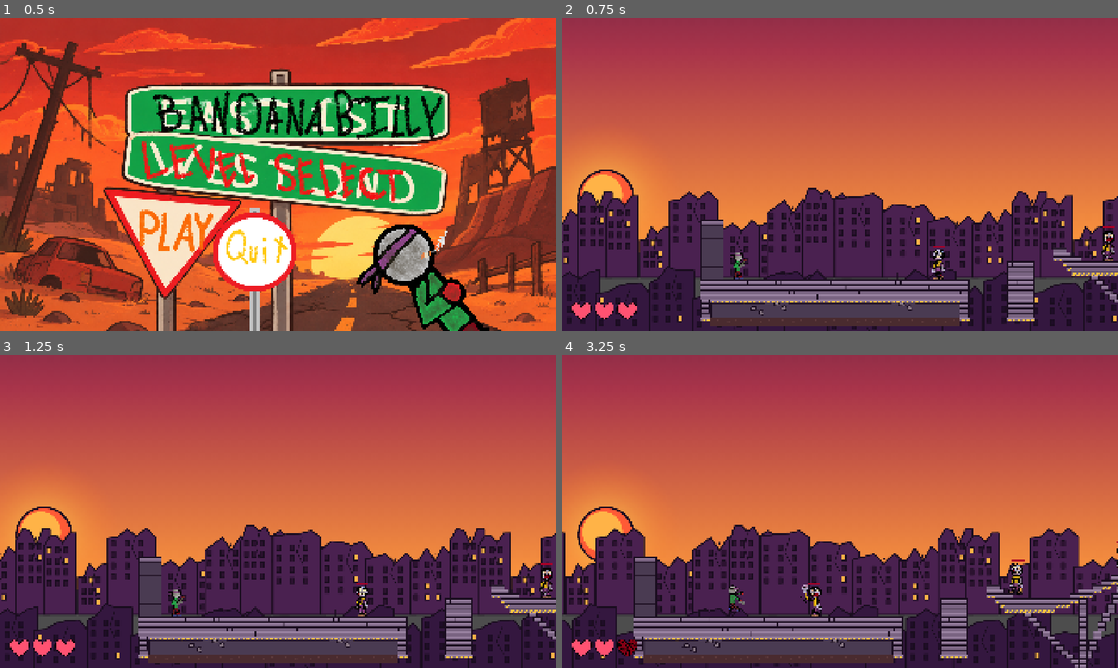
Above: before the commit, frames 1-4 (two rows, left to right).
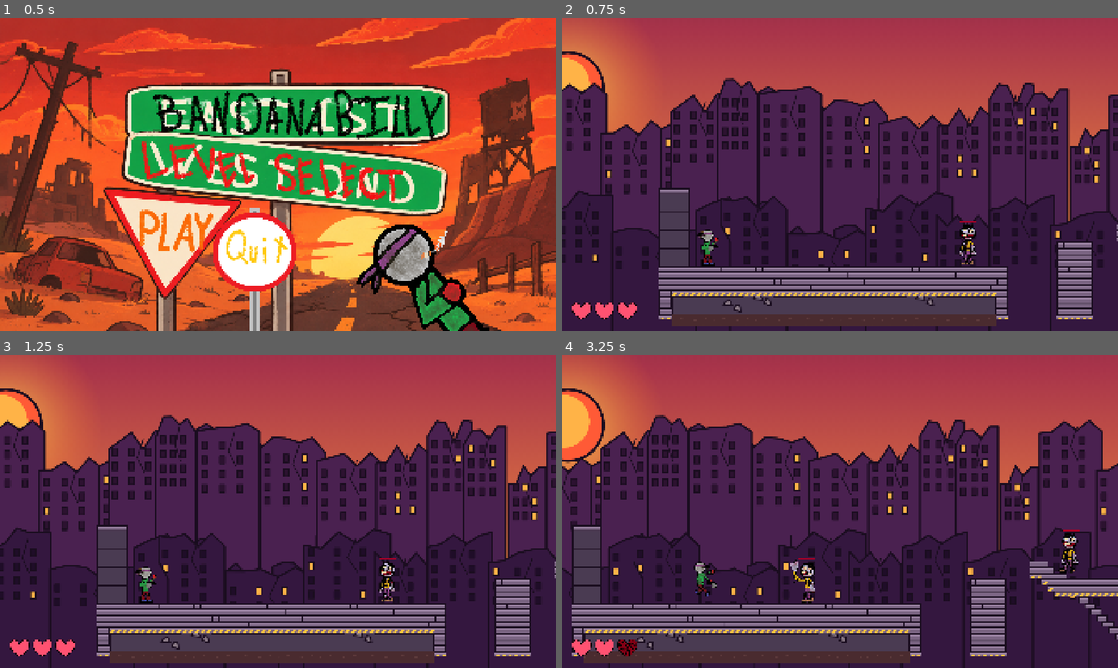
Above: after the commit, the same moments.

Repository: CodingFox007/ByteJam2026
Game: Godot game, scene res://Scenes/title_screen.tscn
Same seed, same stepped clock (60 frames per second), same inputs: the game is played once before the commit and once after it.
Inputs (mouse positions are in pixels of both pictures, inside the frame that each line leads up to):
- Up to frame 1 (0.5 s): no input
- Up to frame 2 (0.75 s): click (734, 233) at 0.5 s
- Up to frame 3 (1.25 s): no input
- Up to frame 4 (3.25 s): move the mouse to (962, 495) at 1.27 s; hold E (interact) 1.28-2.03 s; hold Right (right) 1.28-2.78 s; tap Space (jump) at 1.52, 2.27 s; move the mouse to (728, 527) at 2.02 s; click (728, 527) at 2.1 s; move the mouse to (895, 442) at 2.77 s; hold A (left) from 2.78 s (still down); hold E (interact) from 2.78 s (still down)

Frame 1 is identical in both runs. In frame 2, 55% of the frame differs, in the area x 0-100%, y 0-100%; in frame 3, 55%; in frame 4, 58%.

Commit message:
Fixed scrolling, buildings, and added music to player

Diff:
--- a/byte-jam-26/Scenes/level_1.tscn
+++ b/byte-jam-26/Scenes/level_1.tscn
@@ -1617,7 +1617,7 @@
 [node name="Level1" type="Node2D" unique_id=926407240]
 
 [node name="Parallax2D" type="Parallax2D" parent="." unique_id=1879566310]
-scroll_scale = Vector2(1, -0.1)
+scroll_scale = Vector2(-1, 0.1)
 scroll_offset = Vector2(160, 11)
 repeat_size = Vector2(500, 0)
 repeat_times = 50
@@ -1628,15 +1628,14 @@
 texture = ExtResource("1_lsmp6")
 
 [node name="Parallax2D4" type="Parallax2D" parent="." unique_id=1409446761]
-scroll_scale = Vector2(0, 1)
-scroll_offset = Vector2(160, 11)
+scroll_scale = Vector2(0, 0)
 
 [node name="00Sun" type="Sprite2D" parent="Parallax2D4" unique_id=1843096742]
-position = Vector2(-8, 330)
+position = Vector2(237, 311)
 texture = ExtResource("2_rka8t")
 
 [node name="Parallax2D2" type="Parallax2D" parent="." unique_id=239538268]
-scroll_scale = Vector2(1.1, 1)
+scroll_scale = Vector2(0.8, 0.727)
 scroll_offset = Vector2(160, 11)
 repeat_size = Vector2(1500, 0)
 repeat_times = 50
@@ -1646,8 +1645,8 @@
 texture = ExtResource("3_5hph3")
 
 [node name="Parallax2D3" type="Parallax2D" parent="." unique_id=541928533]
-scroll_scale = Vector2(1.15, 1.3)
-scroll_offset = Vector2(160, 11)
+scroll_scale = Vector2(1, 1.131)
+scroll_offset = Vector2(160, 150)
 repeat_size = Vector2(1500, 0)
 repeat_times = 50
 
--- a/byte-jam-26/Scenes/player.tscn
+++ b/byte-jam-26/Scenes/player.tscn
@@ -6,6 +6,7 @@
 [ext_resource type="SpriteFrames" uid="uid://lyoye4olp3ee" path="res://Assets/PlayerJumpSpritesheet.tres" id="3_vgqql"]
 [ext_resource type="PackedScene" uid="uid://bwhq0a8kejn8j" path="res://interaction_components/interacting_component.tscn" id="5_fkybt"]
 [ext_resource type="Texture2D" uid="uid://cb5sf2trc3sy" path="res://Assets/PlayerHurt/PlayerHurt.png" id="5_x3wgy"]
+[ext_resource type="AudioStream" uid="uid://qyiiw20e4djo" path="res://Audio/Music/Background/EndlessMusic/Sandstorm3Hearts.mp3" id="6_3smsa"]
 
 [sub_resource type="AtlasTexture" id="atlas_0"]
 atlas = ExtResource("3_fkybt")
@@ -342,7 +343,13 @@
 
 [node name="Camera2D" type="Camera2D" parent="." unique_id=1645304818]
 position = Vector2(375, 263)
-limit_bottom = 800
+zoom = Vector2(1.3, 1.3)
+limit_top = -10000003
+limit_bottom = 797
+
+[node name="AudioStreamPlayer2D" type="AudioStreamPlayer2D" parent="Camera2D" unique_id=982763482]
+stream = ExtResource("6_3smsa")
+autoplay = true
 
 [node name="WeaponHolder" type="Node2D" parent="." unique_id=813623613]
 position = Vector2(27, 430)
Binary file changed: byte-jam-26/LevelOneBackground/03_far.png
Binary file changed: byte-jam-26/LevelOneBackground/04_mid.png
